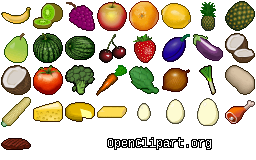
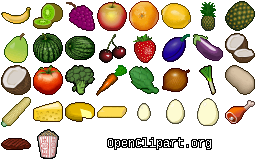
Before/after of a w=256, h=160 layered artwork. What changed in the layer stack:
added group "misc" with 1 layers over left=37, top=129, right=59, bottom=159
added layer "popcorn" in group "misc" over left=37, top=129, right=59, bottom=159
